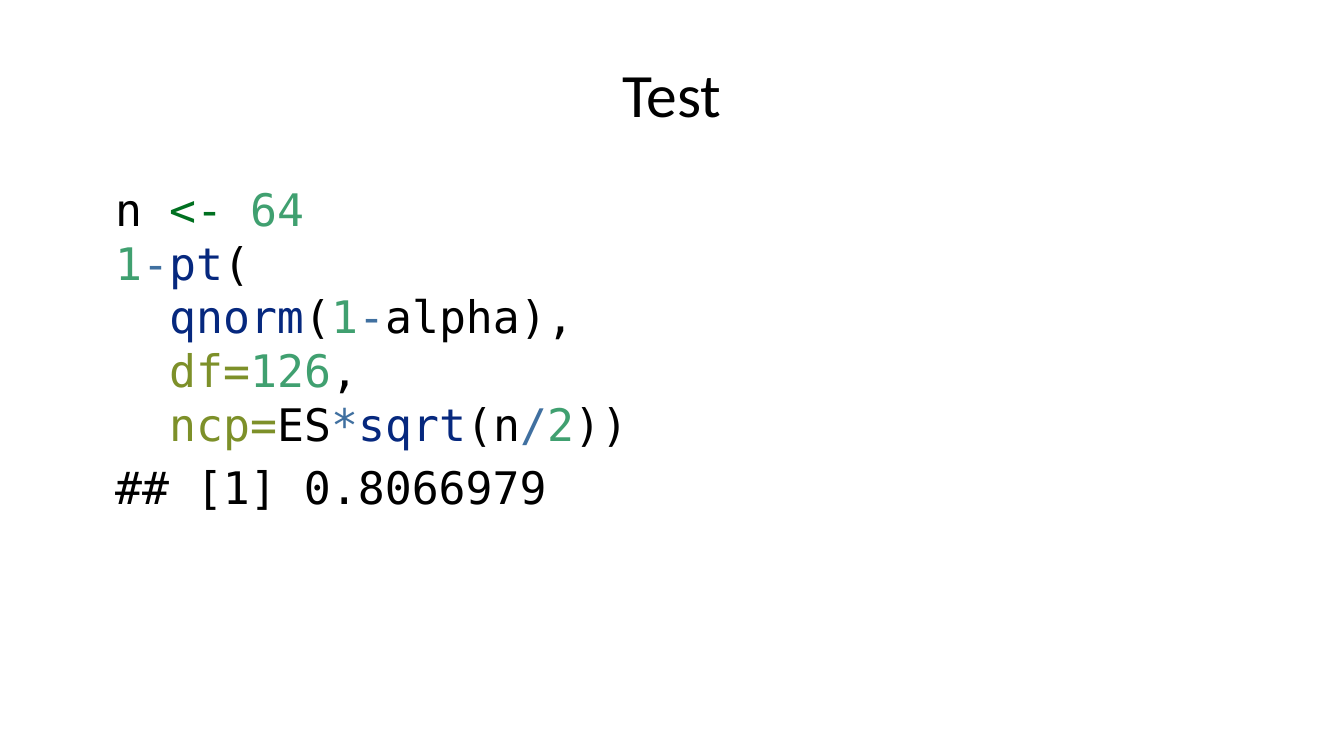
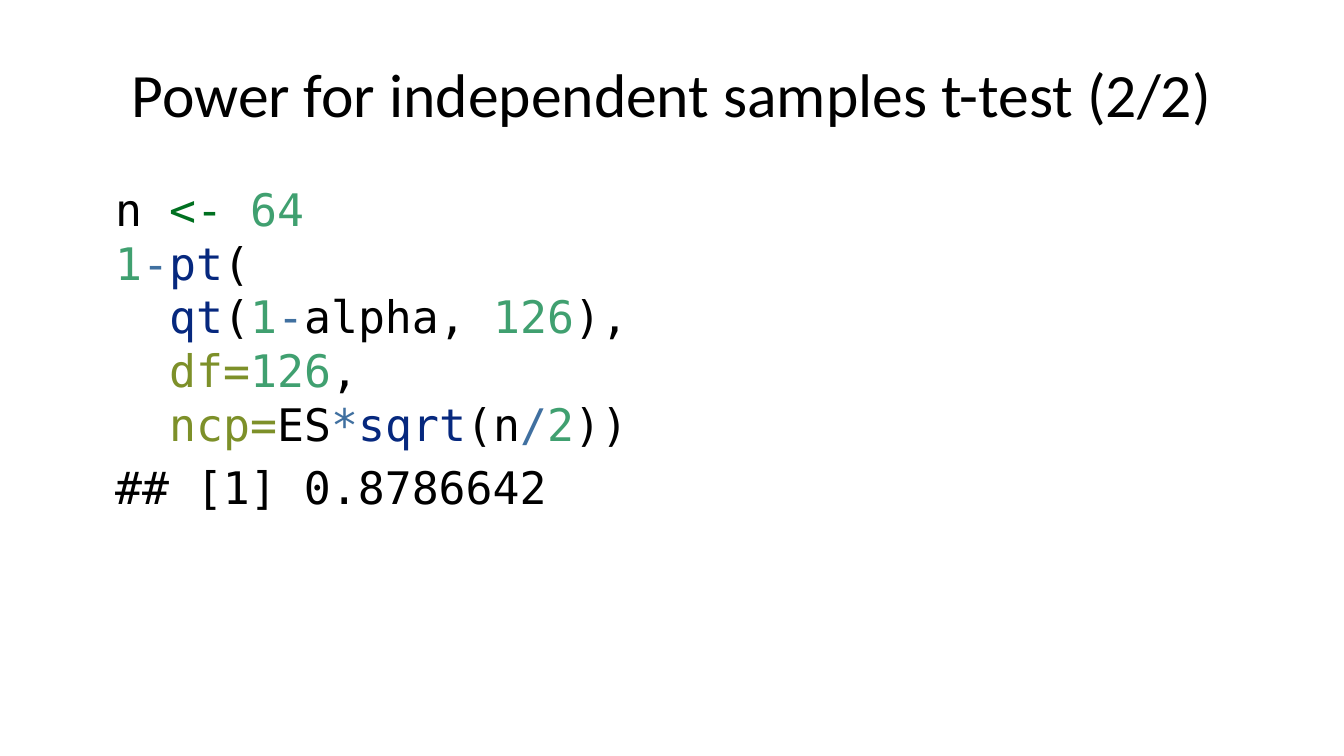
Before and after one commit to pmean/papers-and-presentations, a slide deck: slide 16 of power/power-and-sample-size-slides.pptx. Drawn at 1344x756 pixels with LibreOffice and Linux fonts; fonts in the diff are those of the drawing. Boxes give left, top, right and bottom in pixels: in the first picture for what was removed or moved away, otherwise in the second. Text is boxed around its words. In the diff, an @@ line names an element or a change of style, - is before the commit and + after.

Commit message:
Finalized power-and-sample-size-slides

```diff
--- a/power/power-and-sample-size-slides.pptx
+++ b/power/power-and-sample-size-slides.pptx
@@ title at box(132, 72, 1210, 127): text changed @@
-Test
+Power for independent samples t-test (2/2)
@@ text at box(115, 192, 628, 510): text changed @@
-n <- 64
-1-pt(
-qnorm(1-alpha),
-df=126,
-ncp=ES*sqrt(n/2))
-## [1] 0.8066979
+n <- 64
+1-pt(
+qt(1-alpha, 126),
+df=126,
+ncp=ES*sqrt(n/2))
+## [1] 0.8786642
```
Also in this commit, not shown: 6 other slides changed, 1 other file.
